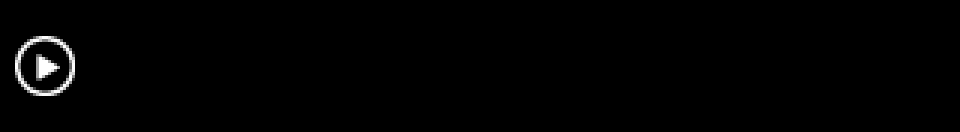
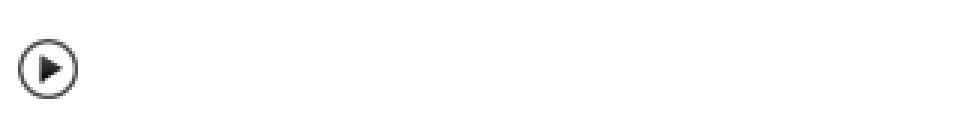
Revision of a layered 960 x 132 image; what changed, layer by layer:
added group "click" with 2 layers above "normal" over [0, 0, 960, 132]
added layer "Layer 3" in group "click" over [18, 39, 78, 99]
added layer "Background copy 2" in group "click" over [0, 0, 960, 132]
moved "Triangle" into group "normal" over [15, 36, 75, 96]
hid "Background" over [0, 0, 960, 132]
